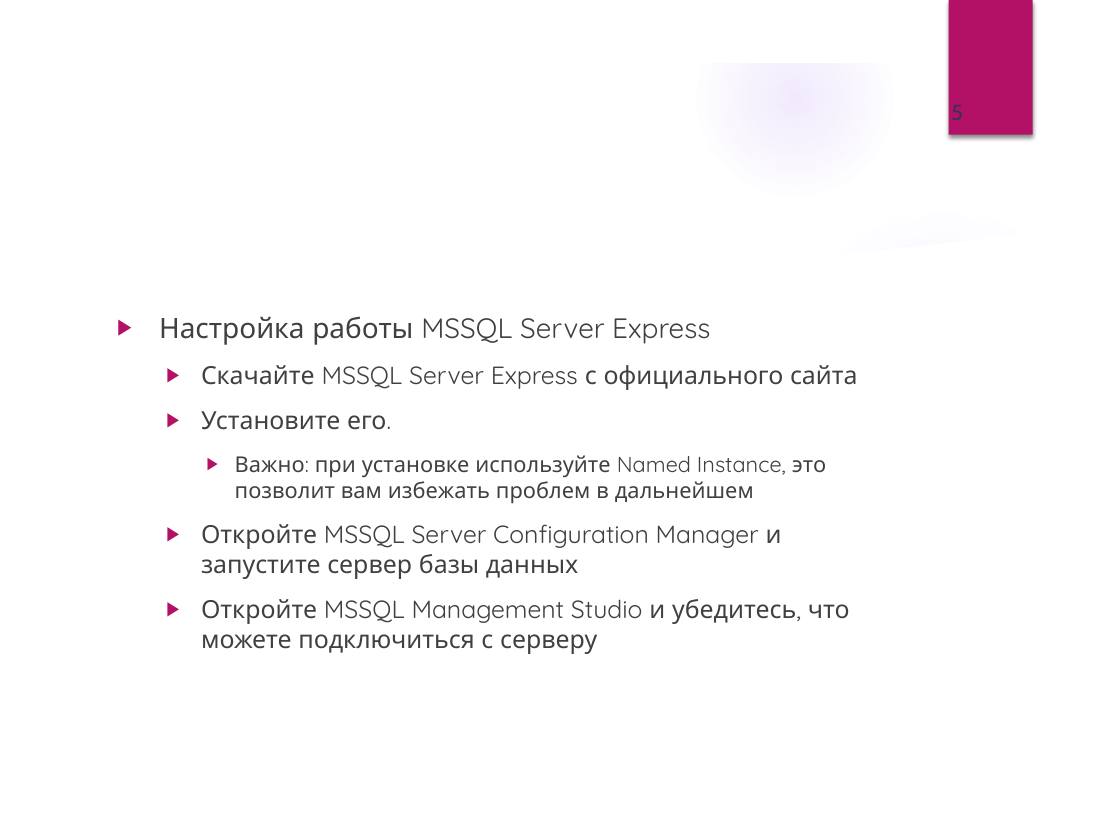
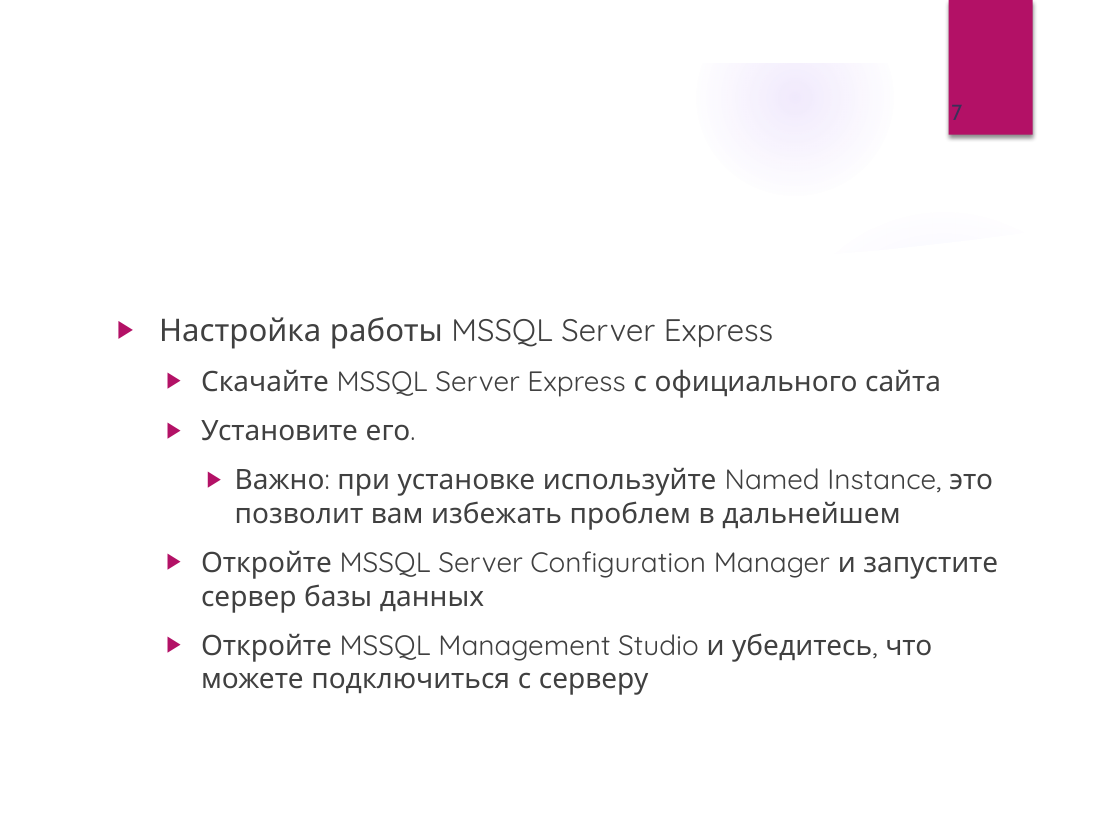
Before and after one commit to Alfredovec/LecturesDotNet, a slide deck: slide 7 of 04Connect.pptx (slide 5 before the commit). Drawn at 1120x840 pixels with LibreOffice and Linux fonts; fonts in the diff are those of the drawing; background and template pictures are left out. Boxes give left, top, right and bottom in pixels: in the first picture for what was removed or moved away, otherwise in the second. Text is boxed around its words. In the diff, an @@ line names an element or a change of style, - is before the commit and + after.

```diff
--- a/04Connect.pptx
+++ b/04Connect.pptx
@@ page number at [951,105,962,120]: text changed @@
-5
+7
@@ text "Настройка работы MSSQL Server Express" at [159,317,998,695]: size 18 to 20 pt in "Настройка работы MSSQL Server Express"; size 16 to 18 pt in "Скачайте MSSQL Server Express с официального сайта", "Установите его.", "Откройте MSSQL Server Configuration Manager и запустите ...", "Откройте MSSQL Management Studio и убедитесь, что ..."; size 14 to 18 pt in "Важно: при установке используйте Named Instance, это ..." @@
```
Also in this commit, not shown: 5 other slides changed, 9 slides added, 1 slide removed, 9 other files.
